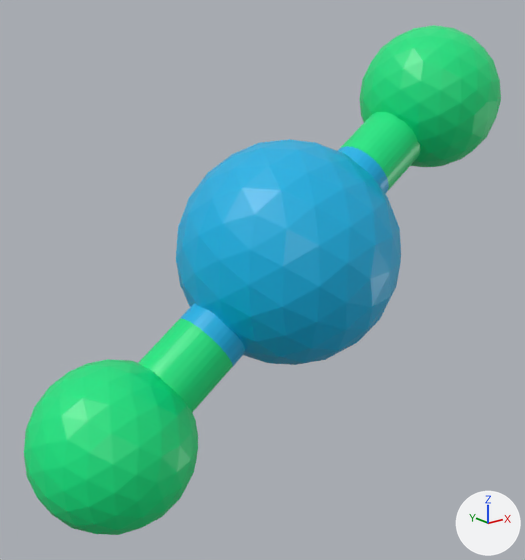
One commit to the glTF model assets/molecule/XeF2/XeF2.gltf: the scene before it, then after it.
Rendered twice from a camera (50 mm lens) standing at (-0.248, -0.262, 0.291) and looking at (-0.009, 0.036, 0.172). Arrows for +X, +Y and +Z are at lower right; the lights stay in place. Where no turn or scale is listed for an object, it has been applied to the vertices.

In view in the first picture: 'Shape_IndexedFaceSet', 'Shape_IndexedFaceSet.001', 'Shape_IndexedFaceSet.002', 'Shape_IndexedFaceSet.003', 'Shape_IndexedFaceSet.005', 'Shape_IndexedFaceSet.007', 'Shape_IndexedFaceSet.008'.
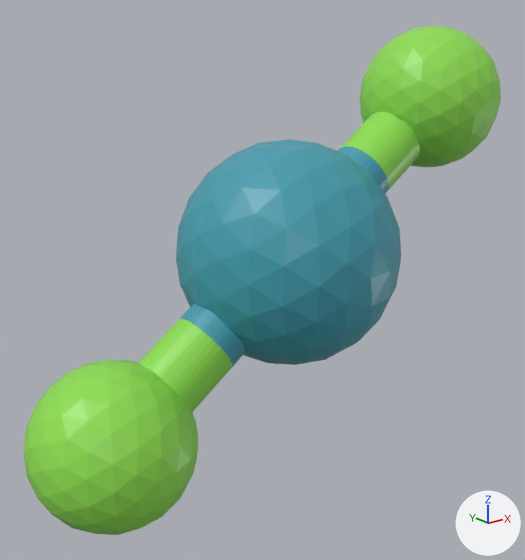
The newer file is also rescaled (x1.218), turned or shifted as a whole; pictures and numbers use the older file's frame.

Diff of the bpy script that builds the scene:
```diff
--- a/assets/molecule/XeF2/XeF2.gltf.py
+++ b/assets/molecule/XeF2/XeF2.gltf.py
@@ mat_material_026 @@
 mat_material_026 = principled_material('Material.026')
-mat_material_026.base_color = (0.00186, 0.46, 0.8)  # cyan #06b5e7
+mat_material_026.base_color = (0.0545, 0.342, 0.434)  # cyan #429eb0
 mat_material_026.roughness = 0.4
@@ mat_material_027 @@
 mat_material_027 = principled_material('Material.027')
-mat_material_027.base_color = (0.00197, 0.8, 0.225)  # green #06e782
+mat_material_027.base_color = (0.279, 0.745, 0.0802)  # green #90e050
 mat_material_027.roughness = 0.4
```

Where the change shows, as pixel boxes [x1, y1, x2, y2] in the pictures (525 x 560 px):
'Shape_IndexedFaceSet', recoloured: [176, 139, 401, 365] in both
'Shape_IndexedFaceSet.002', recoloured: [24, 359, 198, 535] in both
'Shape_IndexedFaceSet.001', recoloured: [360, 25, 501, 167] in both
'Shape_IndexedFaceSet.005', recoloured: [138, 318, 233, 412] in both
'Shape_IndexedFaceSet.008', recoloured: [341, 112, 420, 190] in both
'Shape_IndexedFaceSet.003', recoloured: [181, 304, 245, 366] in both
'Shape_IndexedFaceSet.007', recoloured: [338, 146, 389, 194] in both
